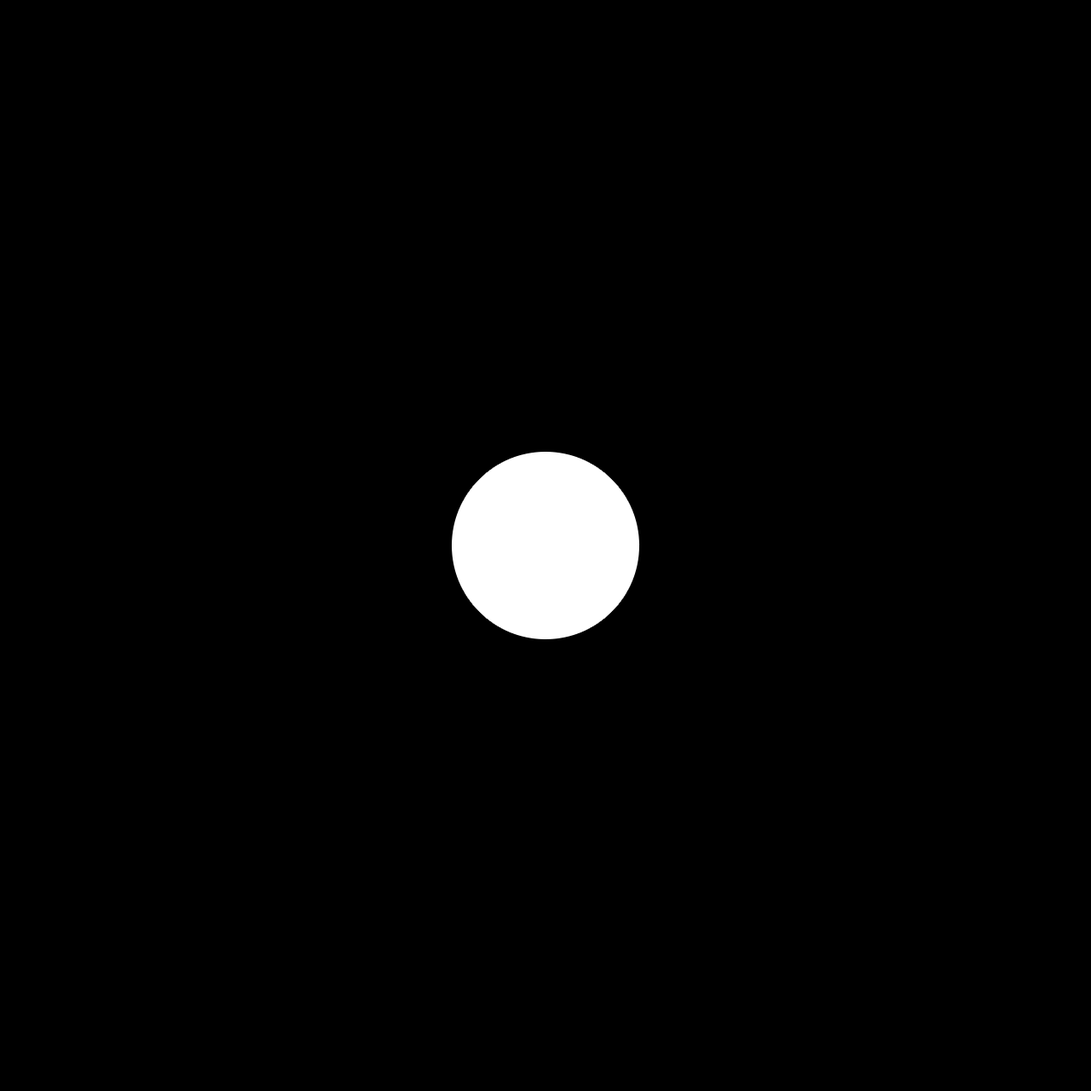
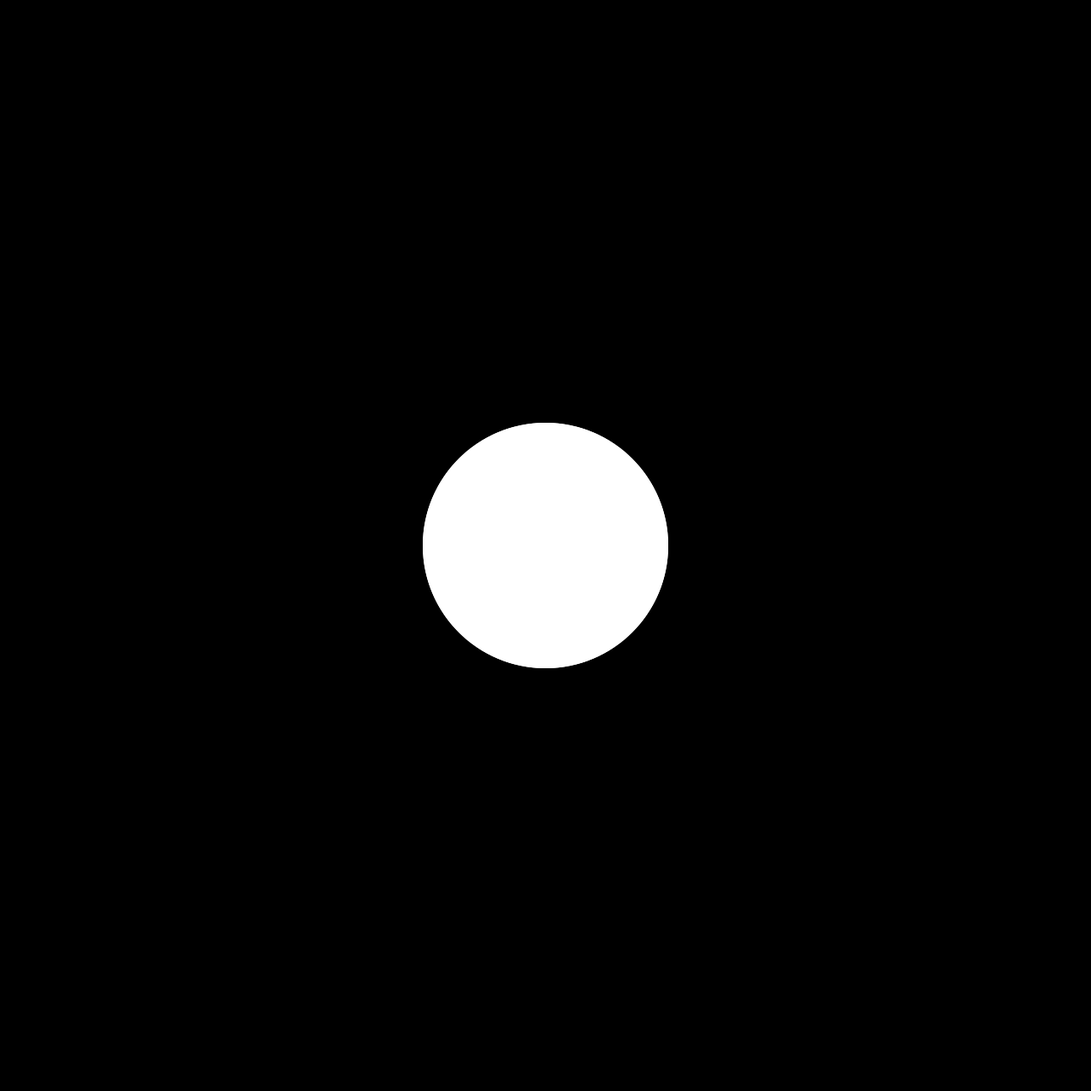
Layers edited between the first and the second 1091 × 1091 image:
added layer "Ellipse 5" above "Ellipse 4" over bbox(422, 422, 669, 669)
hid "Ellipse 2" over bbox(450, 450, 642, 642)
hid "Ellipse 2 copy" over bbox(422, 422, 669, 669)
